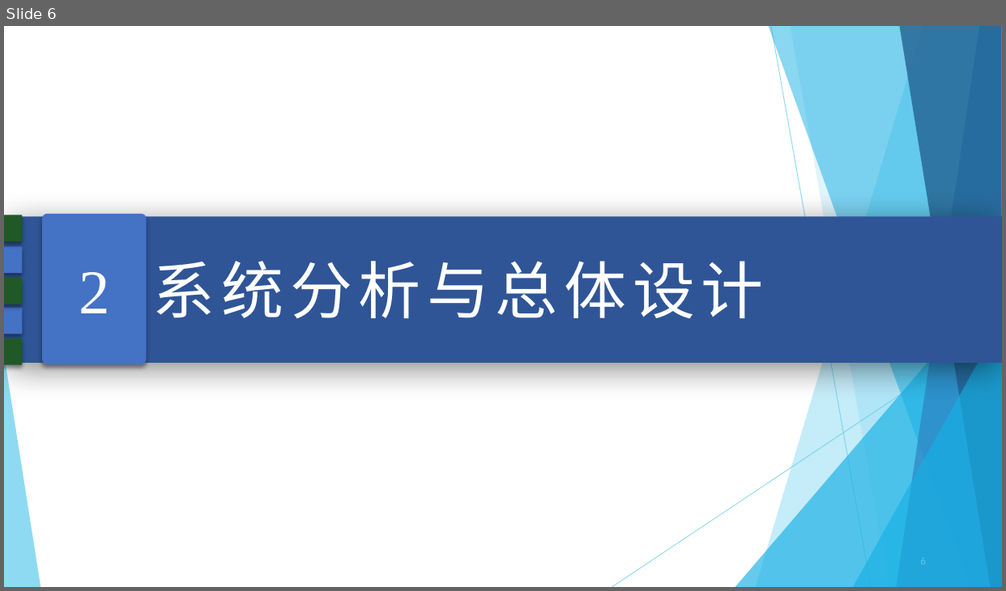
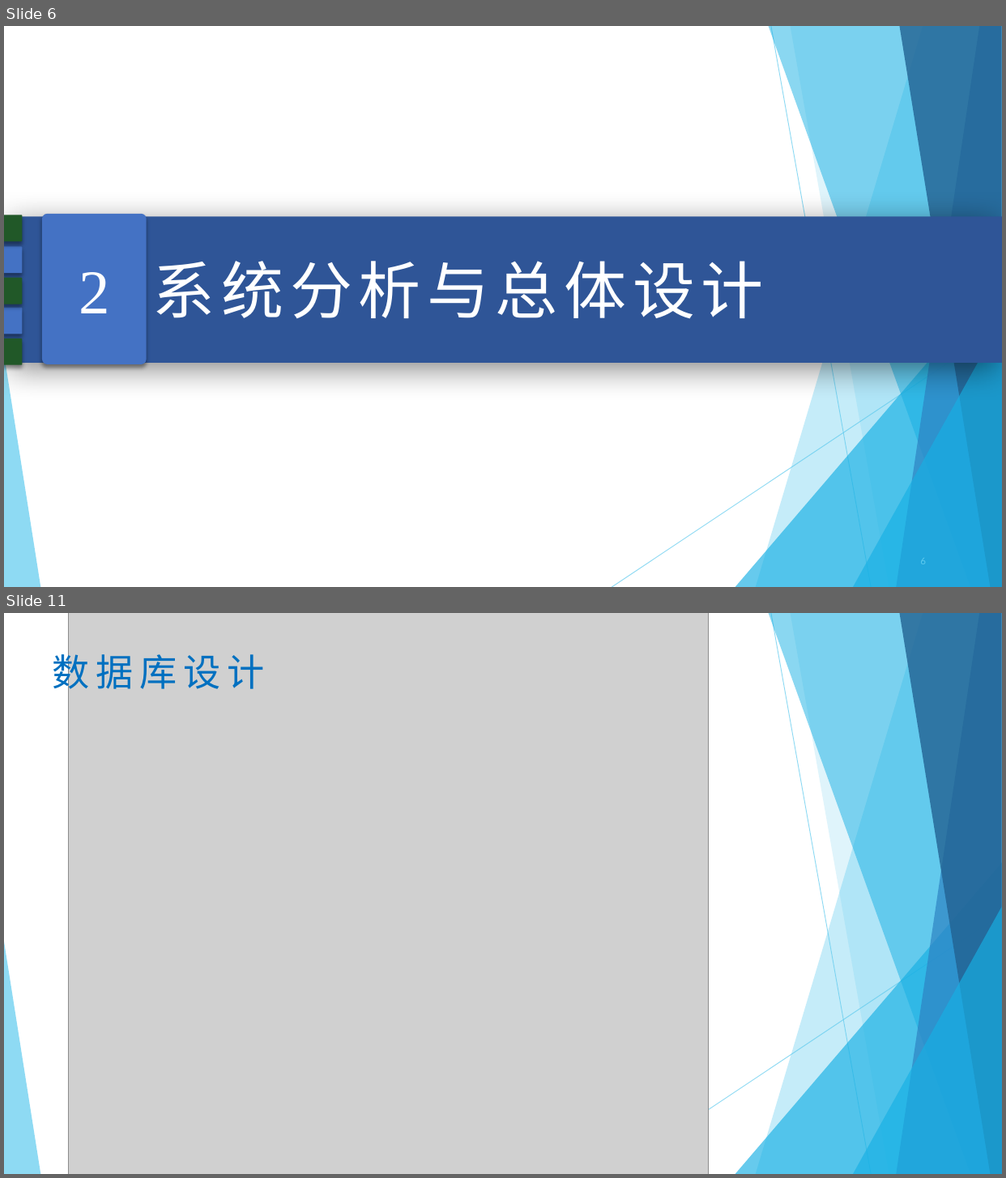
Before and after one commit to JASONPANGGO/RFID-repo, a slide deck: 答辩/彭梓浩毕业答辩PPT.pptx. Shown one above the other, each under a label of ours: slide 6 before the commit, slides 6 and 11 after it; the slides between them are not shown. The pictures are 1006x591 and 1006x1178 pixels, drawn with LibreOffice and Linux fonts; fonts in the diff are those of the drawing; grey boxes stand for pictures. Boxes give left, top, right and bottom in pixels: in the first picture for what was removed or moved away, otherwise in the second. Text is boxed around its words. In the diff, an @@ line names an element or a change of style, - is before the commit and + after.

```diff
--- a/答辩/彭梓浩毕业答辩PPT.pptx
+++ b/答辩/彭梓浩毕业答辩PPT.pptx
@@ slide 11 added at [4, 613, 1002, 1174], background #FFFFFF; not listed: 10 template elements that a slide beside it also shows @@
@@ picture added at [68, 613, 709, 1174] @@
@@ text added at [53, 648, 265, 696], 36 pt, text #0070C0 @@
+数据库设计
```
Also in this commit, not shown: 2 slides changed, 20 other slides added, 1 slide removed.
